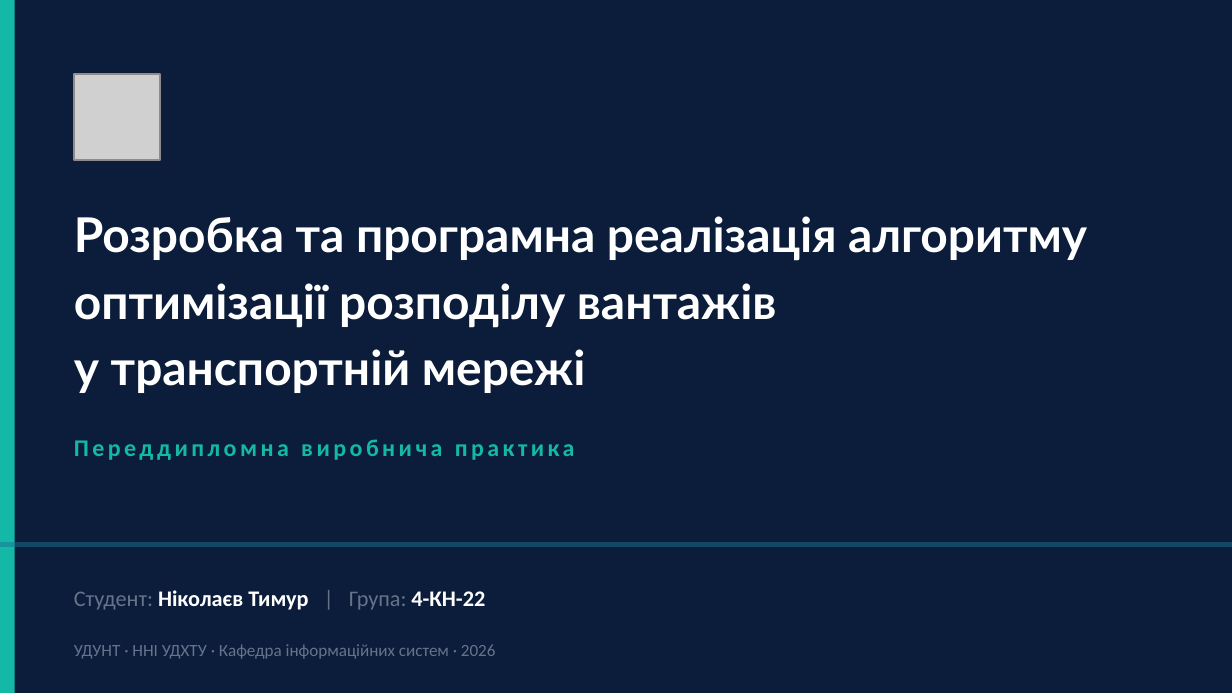
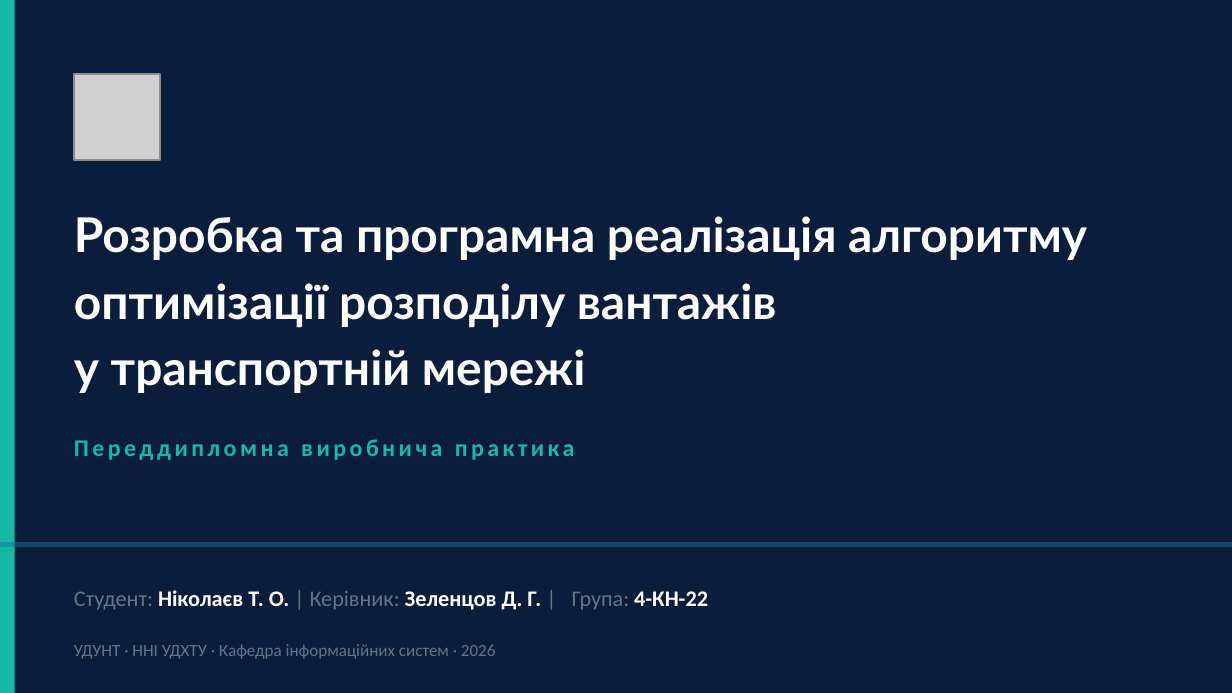
Before and after one commit to timurrte/DeliveryIQ, a slide deck: slide 1 of Звіт/Практика/Презентація_практика_Ніколаєв_1.pptx. Drawn at 1232x693 pixels with LibreOffice and Linux fonts; fonts in the diff are those of the drawing; grey boxes stand for pictures. Boxes give left, top, right and bottom in pixels: in the first picture for what was removed or moved away, otherwise in the second. Text is boxed around its words. In the diff, an @@ line names an element or a change of style, - is before the commit and + after.

```diff
--- a/Звіт/Практика/Презентація_практика_Ніколаєв_1.pptx
+++ b/Звіт/Практика/Презентація_практика_Ніколаєв_1.pptx
@@ text at (x1=74, y1=590, x2=708, y2=610): text changed @@
-Студент: Ніколаєв Тимур | Група: 4-КН-22
+Студент: Ніколаєв Т. О. | Керівник: Зеленцов Д. Г. | Група: 4-КН-22
```
Also in this commit, not shown: 3 other slides changed, 8 other files.
